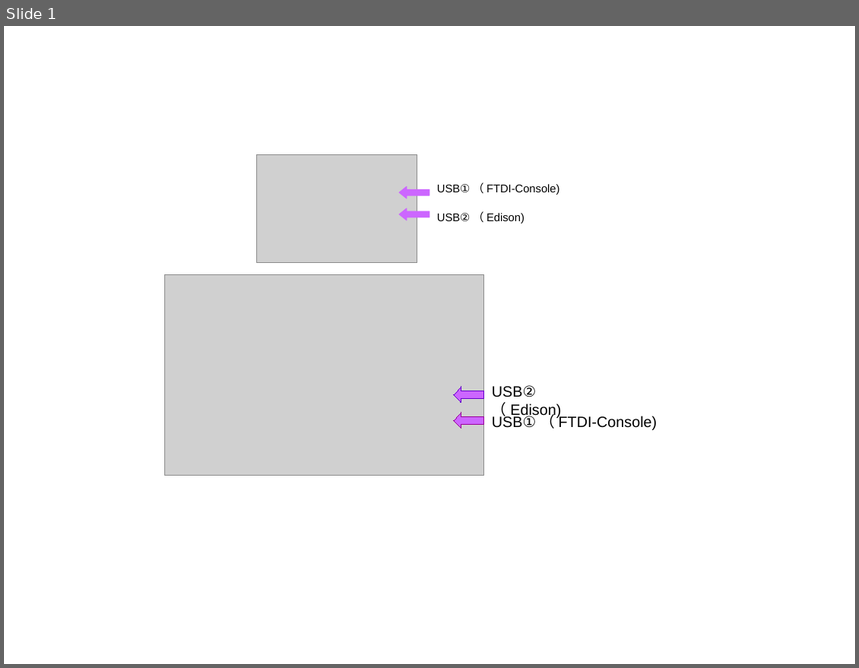
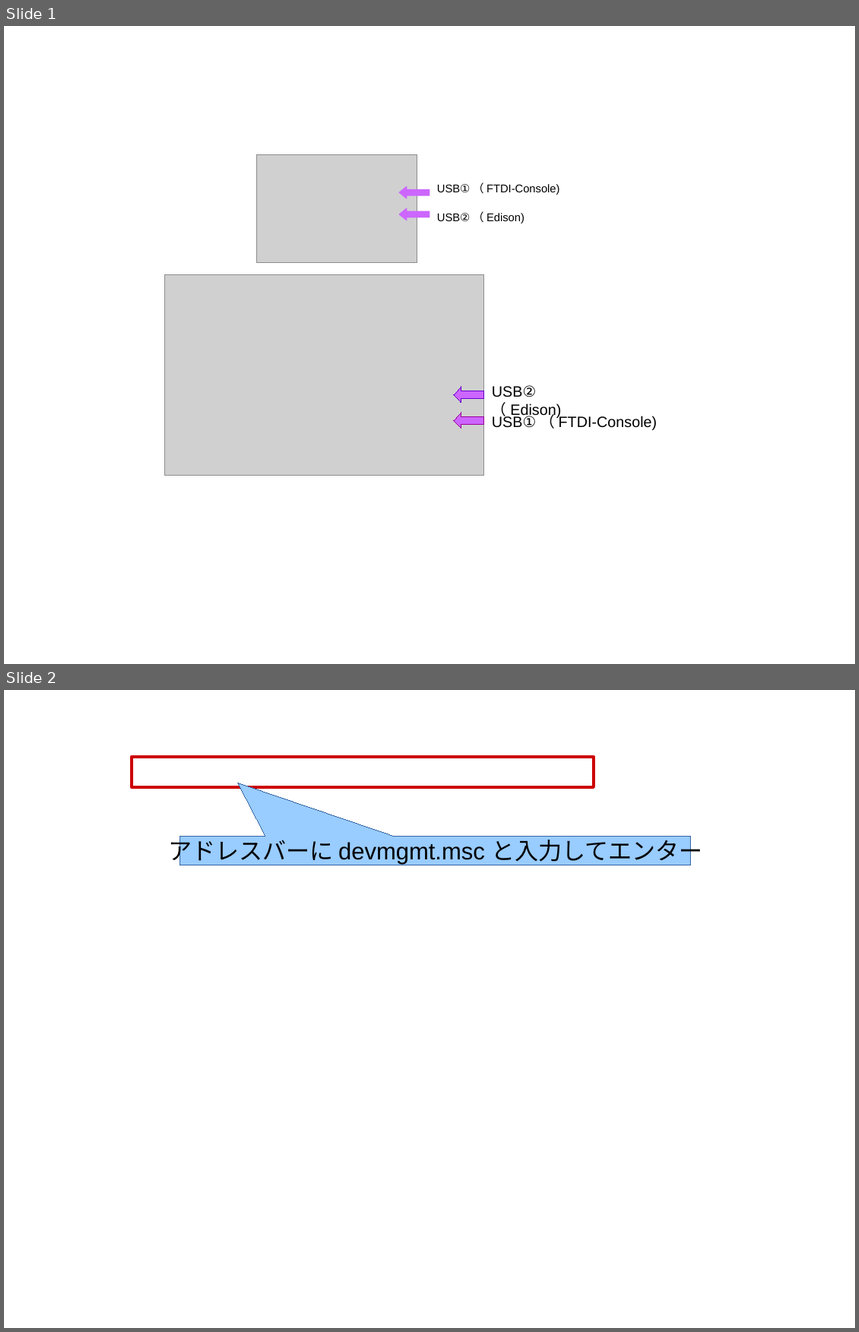
Before and after one commit to nonNoise/Edison, a slide deck: Sphinx/Doc/Edison作業doc.odp. Shown one above the other, each under a label of ours: slide 1 before the commit, slides 1 and 2 after it. The pictures are 859x668 and 859x1332 pixels, drawn with LibreOffice and Linux fonts; fonts in the diff are those of the drawing; grey boxes stand for pictures; background and template pictures are left out. Boxes give left, top, right and bottom in pixels: in the first picture for what was removed or moved away, otherwise in the second. Text is boxed around its words. In the diff, an @@ line names an element or a change of style, - is before the commit and + after.

```diff
--- a/Sphinx/Doc/Edison作業doc.odp
+++ b/Sphinx/Doc/Edison作業doc.odp
@@ slide 2 added at (4, 690, 855, 1328), background picture (left out) @@
@@ rectangle added at (132, 757, 593, 787), outline #CC0000 2.83 pt @@
@@ speech box added at (180, 836, 691, 866), fill #99CCFF, outline #3465A4 0 pt, 22 pt, text #000000 @@
+アドレスバーに devmgmt.msc と入力してエンター
```
Also in this commit, not shown: 2 other slides added, 59 other files.
